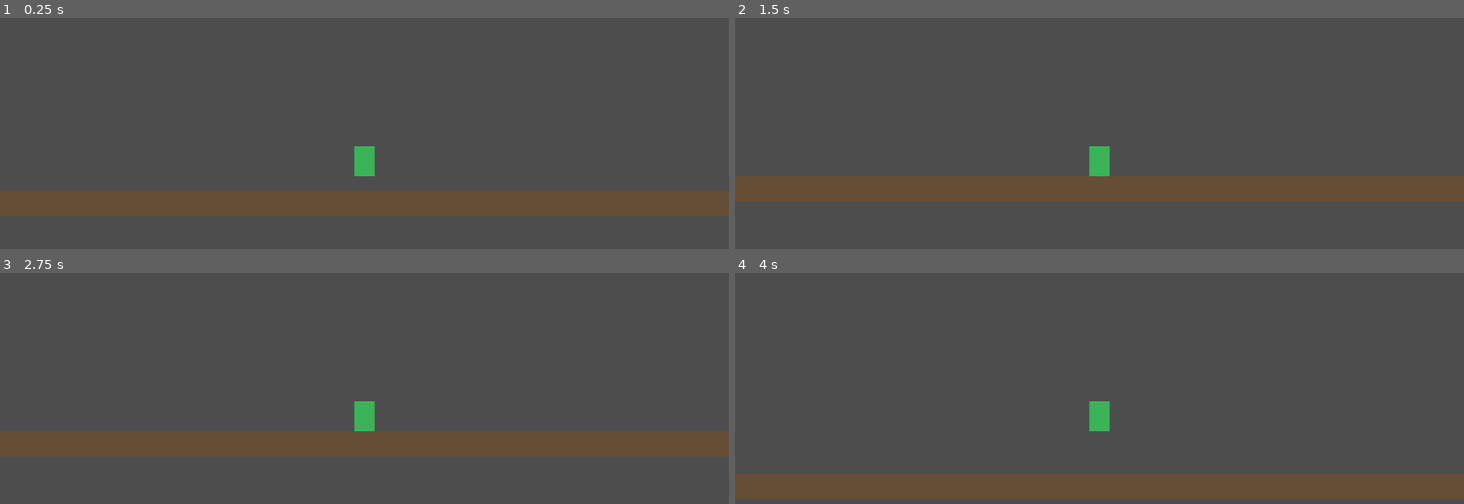
Above: before the commit, frames 1-4 (two rows, left to right).
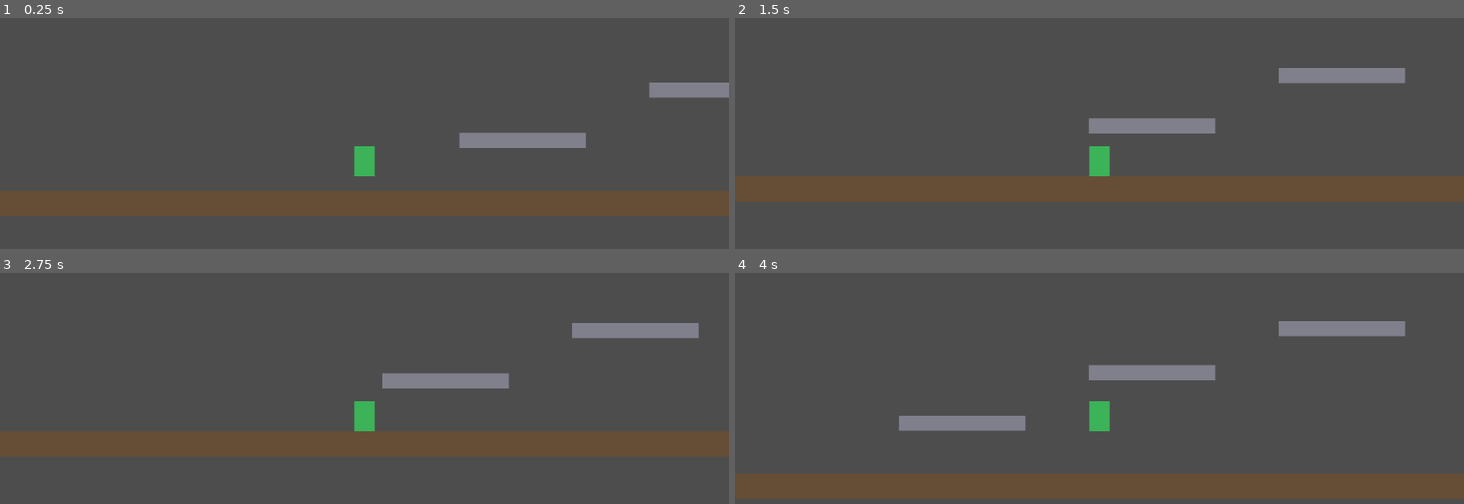
Above: after the commit, the same moments.

Repository: Jikodis/frog-hopper
Game: Godot game, scene res://scenes/level_1.tscn
Two runs of this game, one before a commit and one after it. Both use one fixed random seed, a clock stepped at 60 frames per second and the inputs below.
Inputs:
- Up to frame 1 (0.25 s): no input
- Up to frame 2 (1.5 s): hold Right (move_right) from 0.53 s (still down); tap Space (jump) at 0.77 s; tap Enter at 1.25 s
- Up to frame 3 (2.75 s): tap Space (jump) at 1.52 s; release Right (move_right) at 2.03 s; hold Left (move_left) from 2.03 s (still down)
- Up to frame 4 (4 s): release Left (move_left) at 2.78 s; hold Right (move_right) from 2.78 s (still down); tap Space (jump) at 3.02, 3.77 s

The runs differ from the first frame. In frame 1, 1.9% of the frame differs, in the area x 62-100%, y 27-57%; in frame 2, 2.3%; in frame 3, 2.3%; in frame 4, 3.5%, in the area x 22-92%, y 20-69%.

Commit message:
Task 3: add platforms to level 1
Co-Authored-By: Claude Opus 4.8 (1M context) <noreply@anthropic.com>

Diff:
--- a/scenes/level_1.tscn
+++ b/scenes/level_1.tscn
@@ -1,9 +1,12 @@
-[gd_scene load_steps=3 format=3]
+[gd_scene load_steps=4 format=3]
 
 [ext_resource type="PackedScene" path="res://scenes/player.tscn" id="1_player"]
 
 [sub_resource type="RectangleShape2D" id="RectangleShape2D_ground"]
 size = Vector2(2000, 40)
+
+[sub_resource type="RectangleShape2D" id="RectangleShape2D_platform"]
+size = Vector2(200, 24)
 
 [node name="Level1" type="Node2D"]
 
@@ -20,5 +23,44 @@
 [node name="CollisionShape2D" type="CollisionShape2D" parent="Ground"]
 shape = SubResource("RectangleShape2D_ground")
 
+[node name="PlatformA" type="StaticBody2D" parent="."]
+position = Vector2(-150, 300)
+
+[node name="Visual" type="ColorRect" parent="PlatformA"]
+offset_left = -100.0
+offset_top = -12.0
+offset_right = 100.0
+offset_bottom = 12.0
+color = Color(0.5, 0.5, 0.55, 1)
+
+[node name="CollisionShape2D" type="CollisionShape2D" parent="PlatformA"]
+shape = SubResource("RectangleShape2D_platform")
+
+[node name="PlatformB" type="StaticBody2D" parent="."]
+position = Vector2(150, 220)
+
+[node name="Visual" type="ColorRect" parent="PlatformB"]
+offset_left = -100.0
+offset_top = -12.0
+offset_right = 100.0
+offset_bottom = 12.0
+color = Color(0.5, 0.5, 0.55, 1)
+
+[node name="CollisionShape2D" type="CollisionShape2D" parent="PlatformB"]
+shape = SubResource("RectangleShape2D_platform")
+
+[node name="PlatformC" type="StaticBody2D" parent="."]
+position = Vector2(450, 150)
+
+[node name="Visual" type="ColorRect" parent="PlatformC"]
+offset_left = -100.0
+offset_top = -12.0
+offset_right = 100.0
+offset_bottom = 12.0
+color = Color(0.5, 0.5, 0.55, 1)
+
+[node name="CollisionShape2D" type="CollisionShape2D" parent="PlatformC"]
+shape = SubResource("RectangleShape2D_platform")
+
 [node name="Player" parent="." instance=ExtResource("1_player")]
 position = Vector2(-400, 300)
Not shown, added: scripts/game.gd.uid
Not shown, added: scripts/player.gd.uid
